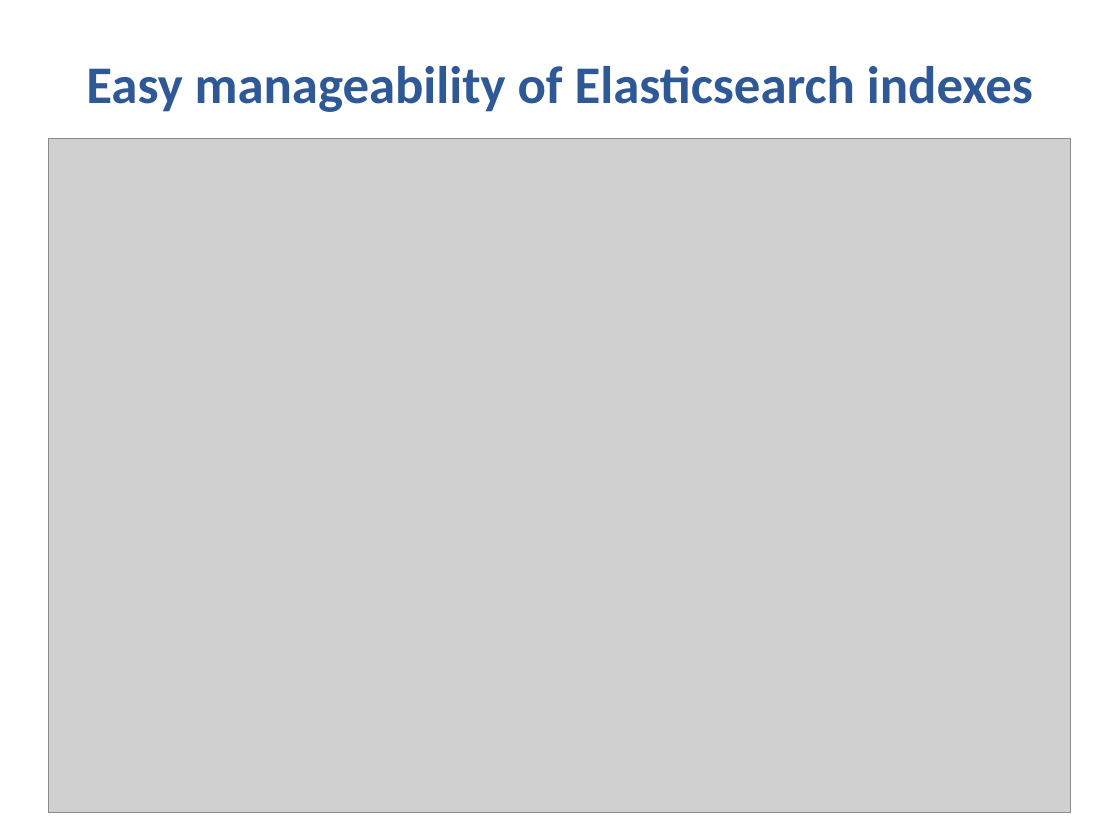
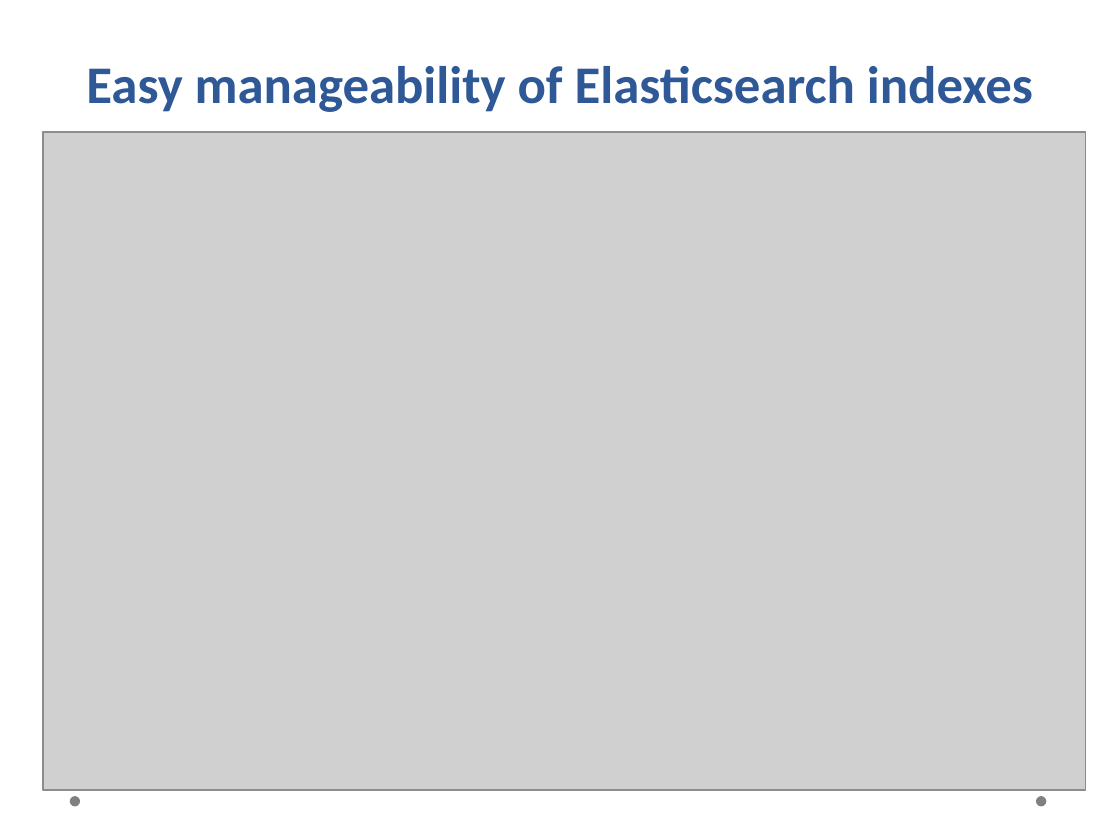
Before and after one commit to rohit01/rohit01.github.io, a slide deck: slide 7 of res/talks/logging-at-scale-using-graylog-billion-messages-100k-req-sec/logging-at-scale.pptx (slide 8 before the commit). Drawn at 1120x840 pixels with LibreOffice and Linux fonts; fonts in the diff are those of the drawing; grey boxes stand for pictures; background and template pictures are left out. Boxes give left, top, right and bottom in pixels: in the first picture for what was removed or moved away, otherwise in the second. Text is boxed around its words. In the diff, an @@ line names an element or a change of style, - is before the commit and + after.

```diff
--- a/res/talks/logging-at-scale-using-graylog-billion-messages-100k-req-sec/logging-at-scale.pptx
+++ b/res/talks/logging-at-scale-using-graylog-billion-messages-100k-req-sec/logging-at-scale.pptx
@@ picture resized from (x1=48, y1=139, x2=1070, y2=812) to (x1=43, y1=132, x2=1085, y2=791) @@
@@ ellipse added at (x1=69, y1=796, x2=80, y2=806), fill #808080 @@
@@ ellipse added at (x1=1036, y1=796, x2=1046, y2=806), fill #808080 @@
```
Also in this commit, not shown: 10 other slides changed, 2 slides removed, 1 other file.
